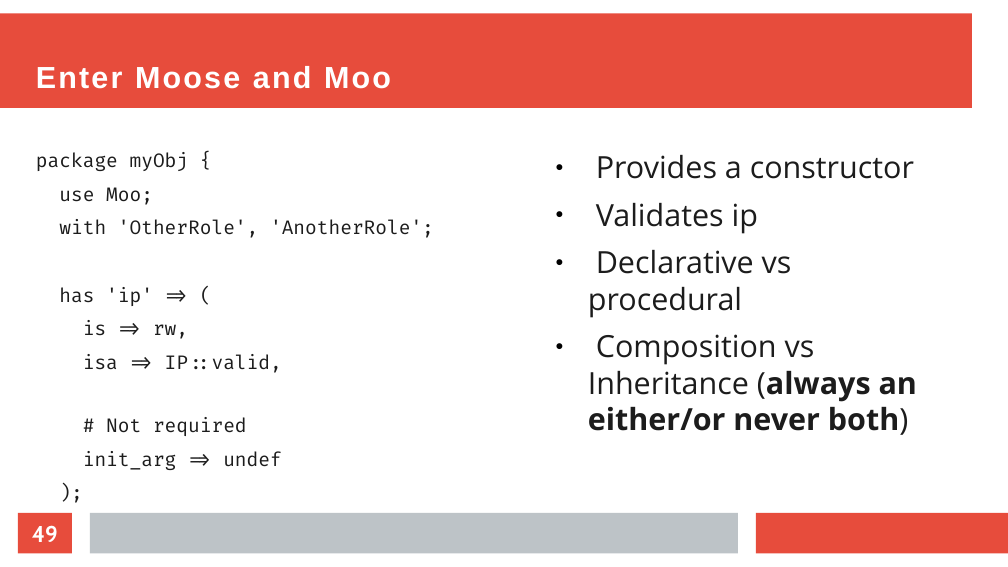
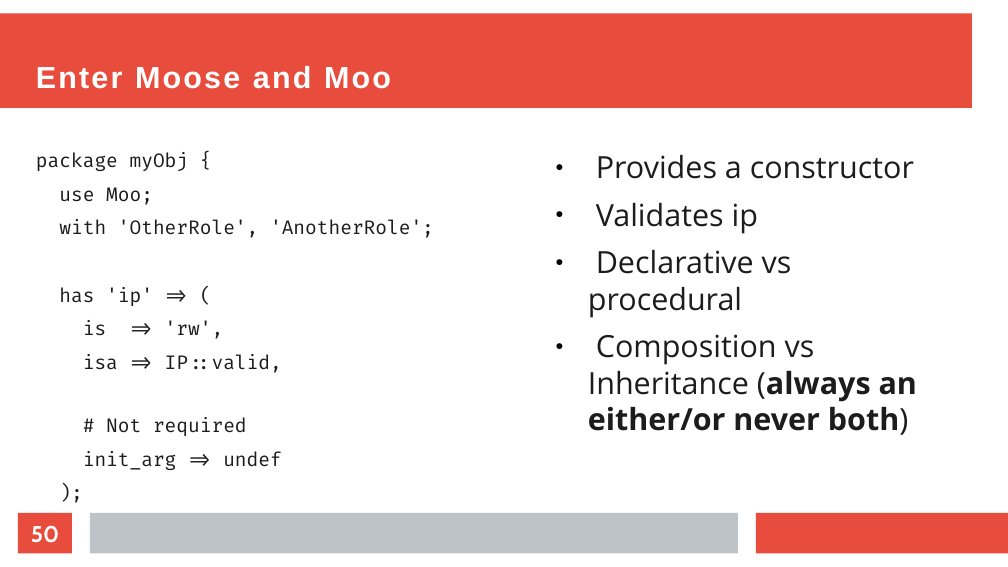
Before and after one commit to EvanCarroll/tech-presentations, a slide deck: slide 50 of perl/objects.odp (slide 49 before the commit). Drawn at 1008x567 pixels with LibreOffice and Linux fonts; fonts in the diff are those of the drawing. Boxes give left, top, right and bottom in pixels: in the first picture for what was removed or moved away, otherwise in the second. Text is boxed around its words. In the diff, an @@ line names an element or a change of style, - is before the commit and + after.

```diff
--- a/perl/objects.odp
+++ b/perl/objects.odp
@@ text at <box>83,320,224,339</box>: text changed @@
-is => rw,
+is => 'rw',
@@ page number at <box>31,525,59,543</box>: text changed @@
-49
+50
```
Also in this commit, not shown: 15 other slides changed, 1 slide added.
